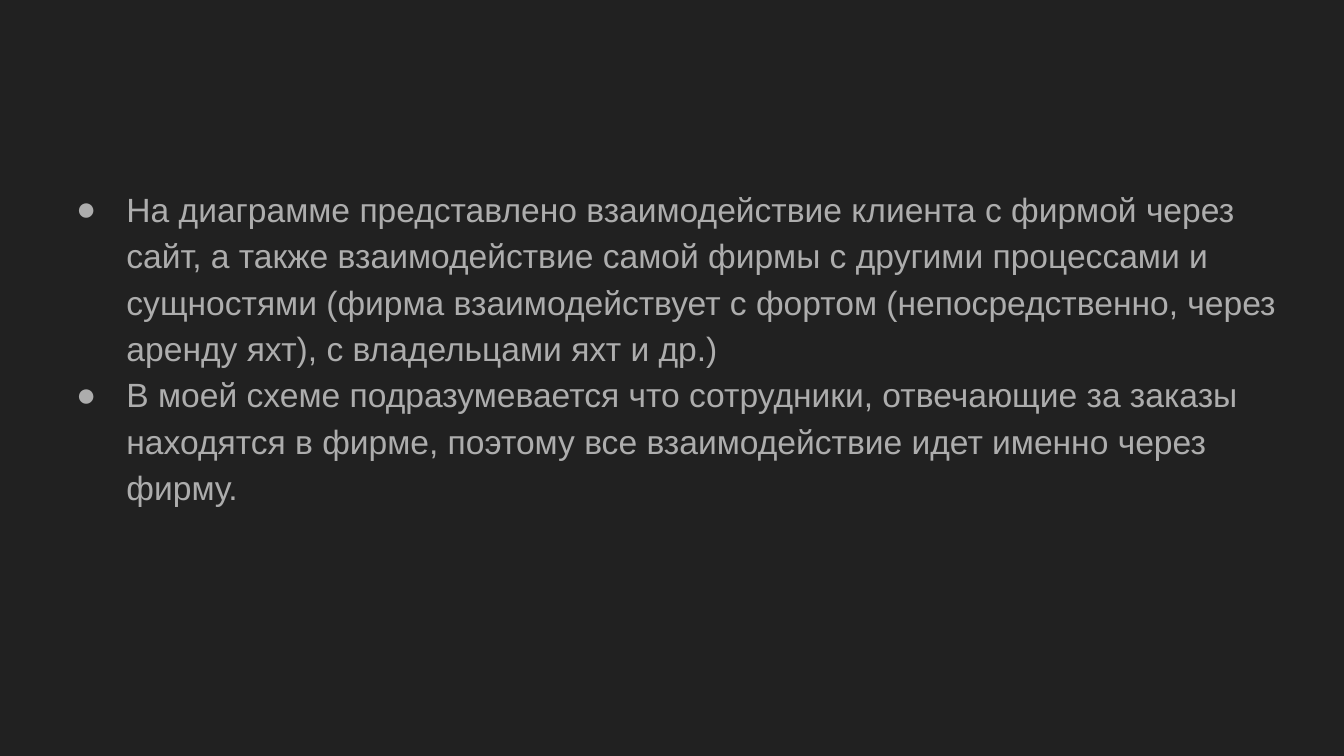
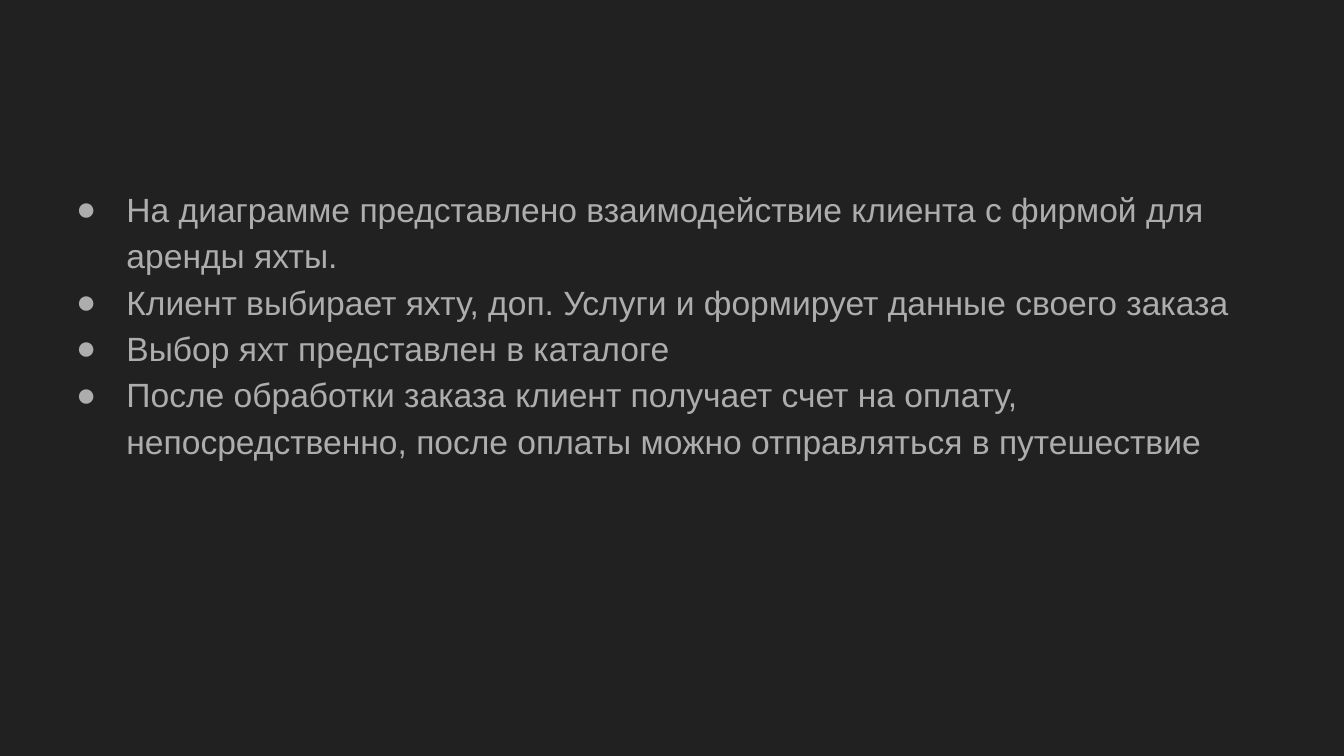
Before and after one commit to TonikX/ITMO_FSPO_DataBases_2020-2021, a slide deck: slide 6 of students/y2334/Turkina Anna/Бюро проката яхт.pptx (slide 4 before the commit). Drawn at 1344x756 pixels with LibreOffice and Linux fonts; fonts in the diff are those of the drawing. Boxes give left, top, right and bottom in pixels: in the first picture for what was removed or moved away, otherwise in the second. Text is boxed around its words. In the diff, an @@ line names an element or a change of style, - is before the commit and + after.

Commit message:
dfd diagram Яхты (две стр.)

```diff
--- a/students/y2334/Turkina Anna/Бюро проката яхт.pptx
+++ b/students/y2334/Turkina Anna/Бюро проката яхт.pptx
@@ text at <box>126,197,1228,460</box>: text changed @@
-● На диаграмме представлено взаимодействие клиента с фирмой через сайт, а также взаимодействие самой фирмы с другими процессами и сущностями (фирма взаимодействует с фортом (непосредственно, через аренду яхт), с владельцами яхт и др.)
-● В моей схеме подразумевается что сотрудники, отвечающие за заказы находятся в фирме, поэтому все взаимодействие идет именно через фирму.
+● На диаграмме представлено взаимодействие клиента с фирмой для аренды яхты.
+● Клиент выбирает яхту, доп. Услуги и формирует данные своего заказа
+● Выбор яхт представлен в каталоге
+● После обработки заказа клиент получает счет на оплату, непосредственно, после оплаты можно отправляться в путешествие
```
Also in this commit, not shown: 1 other slide changed, 4 slides added, 1 slide removed, 2 other files.
